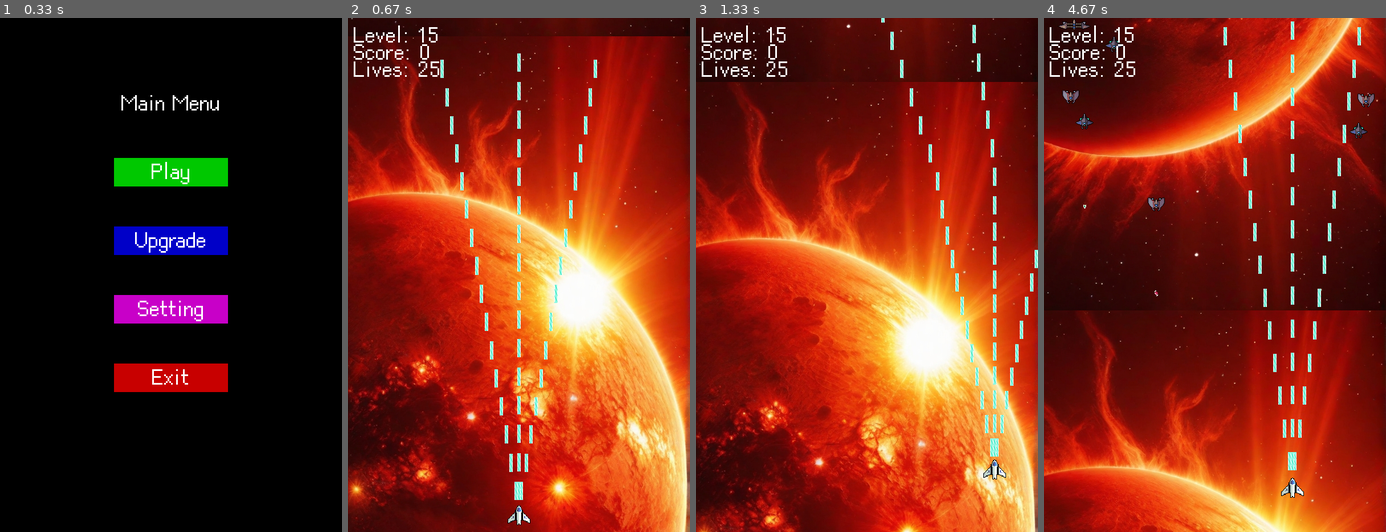
Above: before the commit, frames 1-4 (left to right).
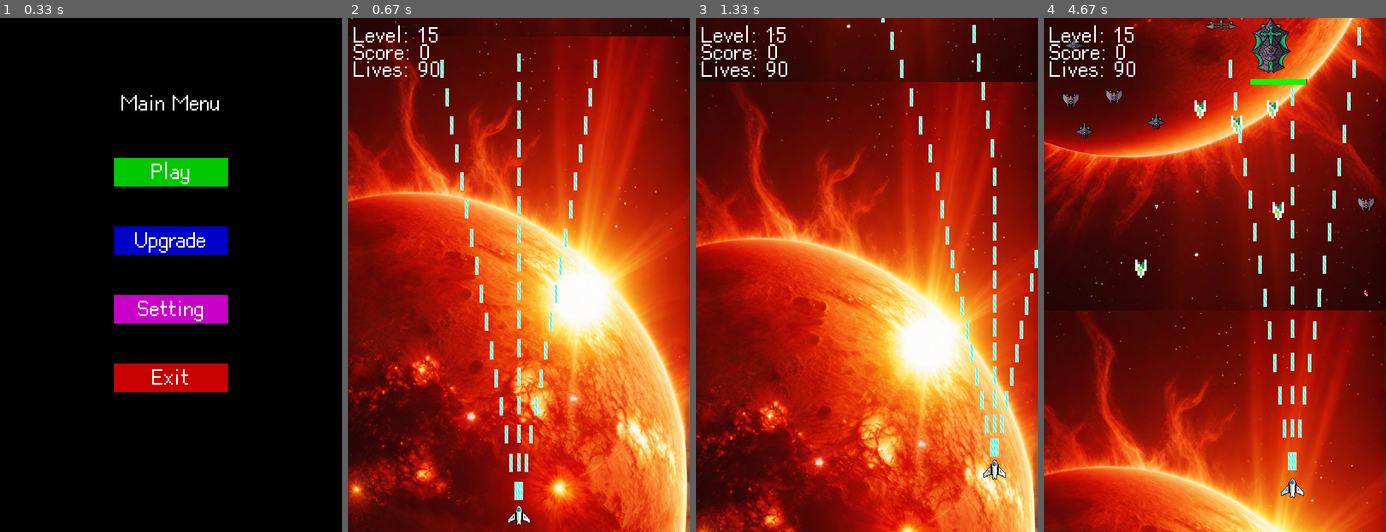
Above: after the commit, the same moments.

Repository: LukeTsengTW/pygame_space_shooting_game
Game: pygame game, started from main.py
Two runs of this game, one before a commit and one after it. Both use one fixed random seed, a clock stepped at 60 frames per second and the inputs below.
Inputs (mouse positions are in pixels of both pictures, inside the frame that each line leads up to):
- Up to frame 1 (0.33 s): no input
- Up to frame 2 (0.67 s): click "Play" at 0.38 s
- Up to frame 3 (1.33 s): hold Right 0.67-1.13 s; move the mouse to (853, 295) at 0.7 s; hold Up from 1.17 s (still down)
- Up to frame 4 (4.67 s): release Up at 1.47 s; hold Right 1.5-1.97 s; hold Left 2-2.53 s; hold Down 2.57-2.87 s; hold Left 2.9-3.3 s; hold Up 3.33-3.7 s; hold Right 3.73-4.37 s; hold Down from 4.4 s (still down)

Frame 1 is identical in both runs. In frame 2, less than 0.1% of the frame differs, in the area x 20-27%, y 8-12%; in frame 3, less than 0.1%; in frame 4, 2.6%, in the area x 4-97%, y 0-55%.

Commit message:
Add Boss Level 15

Diff:
--- a/main.py
+++ b/main.py
@@ -27,6 +27,7 @@
 BOSS_GENERATION_ONCE = {
     'enemies_5': False,
     'enemies_11': False,
+    'enemies_18': False,
 }
 
 items = {
@@ -36,16 +37,18 @@
 bullets = pygame.sprite.Group()
 enemy_bullets = pygame.sprite.Group()
 enemies = pygame.sprite.Group()
-enemies_p = {f"enemies_{i}": pygame.sprite.Group() for i in range(1, 18)}
+enemies_p = {f"enemies_{i}": pygame.sprite.Group() for i in range(1, 19)}
 
 level_start_time = 0
 
 pygame.init()
 screen = pygame.display.set_mode((SCREEN_WIDTH, SCREEN_HEIGHT))
+pygame.display.set_icon(pygame.image.load('icon.png'))
+pygame.display.set_caption('Space Shooter - Pygame Edition v1.0 - By: @LukeTseng')
 font = pygame.font.Font('font.ttf', 36)
 clock = pygame.time.Clock()
 
-max_lives = 25
+max_lives = 90
 player_bullet_angle = [10, 0, -10]
 
 level = 15
@@ -248,7 +251,7 @@
         self.pos_x += self.velocity.x
         self.rect.y = int(self.pos_y)
         self.rect.x = int(self.pos_x)
-        if self.rect.top > SCREEN_HEIGHT or self.rect.bottom < 0 or self.rect.left < 0 or self.rect.right > SCREEN_WIDTH:
+        if self.rect.top > SCREEN_HEIGHT + 200 or self.rect.bottom < -200 or self.rect.left < -200 or self.rect.right > SCREEN_WIDTH + 200:
             self.kill()
 
 class EnemyBullet_9(EnemyBullet):
@@ -280,6 +283,34 @@
 class EnemyBullet_13(EnemyBullet):
     def __init__(self, enemy):
         super().__init__(enemy, 'img/enemy/lv11_to_15/Projectiles/Ray_assets/Ray_frame_', None, 5)
+
+class EnemyBullet_14(EnemyBullet):
+    def __init__(self, enemy):
+        super().__init__(enemy, 'img/enemy/lv11_to_15/Projectiles/Bullet_assets/Bullet_frame_', (20, 32), 9)
+        self.original_image = self.surf
+        self.velocity = pygame.math.Vector2(0, 0)
+
+    def update(self, pressed_keys=None, mouse_pos=None):
+        self.pos_y += self.velocity.y
+        self.pos_x += self.velocity.x
+        self.rect.y = int(self.pos_y)
+        self.rect.x = int(self.pos_x)
+        if self.rect.top > SCREEN_HEIGHT or self.rect.bottom < 0 or self.rect.left < 0 or self.rect.right > SCREEN_WIDTH:
+            self.kill()
+
+class EnemyBullet_15(EnemyBullet):
+    def __init__(self, enemy):
+        super().__init__(enemy, 'img/enemy/lv11_to_15/Projectiles/Ray_assets/Ray_frame_', (24, 152), 5)
+        self.velocity = pygame.math.Vector2(0, 0)
+        self.boss = enemy
+    def update(self, pressed_keys=None, mouse_pos=None):
+        self.surf = pygame.transform.rotate(self.images[self.index], self.boss.laser_angle)
+        self.pos_y += self.velocity.y
+        self.pos_x += self.velocity.x
+        self.rect.y = int(self.pos_y)
+        self.rect.x = int(self.pos_x)
+        if self.rect.top > SCREEN_HEIGHT + 200 or self.rect.bottom < -200 or self.rect.left < -200 or self.rect.right > SCREEN_WIDTH + 200:
+            self.kill()
 
 class Enemy(pygame.sprite.Sprite):
     def __init__(self, image_path, shield_image_path, shield_scale=None, scale=None, speed=1, hp=100, shield_frames=14):
@@ -558,6 +589,8 @@
         self.speed = 2
         self.direction = 1
 
+        self.maxhp = 50000
+
     def update(self, pressed_keys=None, mouse_pos=None):
         self.move_sideways()
         self.attack()
@@ -611,7 +644,6 @@
     def __init__(self):
         super().__init__('img/enemy/lv6_to_10/base/Dreadnought_assets/Dreadnought_frame_1.png', None, None, (102,147), 2, 100000)
         self.original_image = pygame.image.load('img/enemy/lv6_to_10/base/Dreadnought_assets/Dreadnought_frame_1.png').convert_alpha()
-        self.show_warning = False
         self.rect.midtop = (0, 0)
         self.laser_cooldown = 2000
         self.laser_charging = False
@@ -634,6 +666,8 @@
             2: pygame.transform.rotate(self.original_image, 180),
             3: pygame.transform.rotate(self.original_image, 90)
         }
+
+        self.maxhp = 100000
 
     def update(self, pressed_keys=None, mouse_pos=None):
         self.move_sideways()
@@ -741,6 +775,172 @@
                     enemy_bullets.add(bullet)
                     all_sprites.add(bullet)
 
+class Boss_3(Enemy):
+    def __init__(self):
+        super().__init__('img/enemy/lv11_to_15/base/Dreadnought_assets/Dreadnought_frame_1.png', None, None, None, 2, 300000)
+        self.original_image = pygame.image.load('img/enemy/lv11_to_15/base/Dreadnought_assets/Dreadnought_frame_1.png').convert_alpha()
+        self.rect.midtop = (0, 0)
+        self.laser_cooldown = 2000
+        self.laser_charging = False
+        self.laser_firing = False
+        self.scatter_cooldown = 700
+        self.laser_timer = pygame.time.get_ticks()
+        self.scatter_timer = pygame.time.get_ticks()
+        self.rapid_fire_timer = pygame.time.get_ticks()
+        self.rapid_fire_end_time = pygame.time.get_ticks()
+        self.rapid_fire_cooldown = 20000
+        self.is_rapid_firing = False
+        self.speed = 2
+        self.direction = 1
+        self.move_phase = 0  # 0: right, 1: down, 2: left, 3: up
+        self.laser_angle = 0
+        self.fire_scatter_angle = 0
+        self.rotated_images = {
+            0: pygame.transform.rotate(self.original_image, -90),
+            1: self.original_image,
+            2: pygame.transform.rotate(self.original_image, 180),
+            3: pygame.transform.rotate(self.original_image, 90)
+        }
+
+        self.scatter_skill_timer = pygame.time.get_ticks()
+        self.scatter_skill_cooldown = 15000  # 15 seconds
+        self.scatter_skill_active = False
+        self.scatter_skill_shooting_time = 0
+        self.scatter_skill_start_time = 0
+        self.condition_met_time = 0
+
+        self.maxhp = 300000
+
+    def update(self, pressed_keys=None, mouse_pos=None):
+        self.move_sideways()
+        self.fire_scatter_bullets()
+        self.fire_laser()
+
+        if self.hp <= 0:
+            self.kill()
+
+        if not self.is_rapid_firing and pygame.time.get_ticks() - self.rapid_fire_timer >= self.rapid_fire_cooldown:
+            self.is_rapid_firing = True
+            self.rapid_fire_start_time = pygame.time.get_ticks()
+            self.rapid_fire_end_time = pygame.time.get_ticks()
+
+        if self.is_rapid_firing:
+            if pygame.time.get_ticks() - self.rapid_fire_end_time >= 5000:
+                self.is_rapid_firing = False
+                self.rapid_fire_timer = pygame.time.get_ticks()
+
+        if not self.scatter_skill_active and pygame.time.get_ticks() - self.scatter_skill_timer >= self.scatter_skill_cooldown:
+            self.scatter_skill_active = True
+            self.direction = 0
+            self.scatter_skill_start_time = pygame.time.get_ticks()
+
+        if self.scatter_skill_active:
+            print("scatter_skill_active")
+            self.rect.center = (SCREEN_WIDTH / 2, SCREEN_HEIGHT / 2)  # move to center
+            if pygame.time.get_ticks() - self.scatter_skill_start_time >= 1000:  # every second
+                self.direction = (self.direction + 1) % 4
+                self.surf = self.rotated_images[self.direction]
+                self.scatter_skill_start_time = pygame.time.get_ticks()  # reset timer
+
+            if self.direction == 3:
+                self.condition_met_time = pygame.time.get_ticks()  # record the time when the condition is met
+
+            if self.condition_met_time > 0 and pygame.time.get_ticks() - self.condition_met_time >= 1000:
+                self.scatter_skill_active = False
+                self.rect.midtop = (0, 0)  # move back to edge
+                self.scatter_skill_timer = pygame.time.get_ticks()  # reset cooldown timer
+                self.condition_met_time = 0  # reset the condition met time
+
+    def move_sideways(self):
+        if not self.scatter_skill_active:
+            if self.move_phase == 0:  # Moving right
+                if self.rect.right >= SCREEN_WIDTH:
+                    self.move_phase = 1
+                    self.direction = 0
+                else:
+                    self.rect.move_ip(self.speed, 0)
+                    self.surf = self.rotated_images[self.direction]
+            elif self.move_phase == 1:  # Moving down
+                if self.rect.bottom >= SCREEN_HEIGHT:
+                    self.move_phase = 2
+                    self.direction = 2
+                else:
+                    self.rect.move_ip(0, self.speed)
+                    self.surf = self.rotated_images[self.direction]
+            elif self.move_phase == 2:  # Moving left
+                if self.rect.left <= 0:
+                    self.move_phase = 3
+                    self.direction = 3
+                else:
+                    self.rect.move_ip(-self.speed, 0)
+                    self.surf = self.rotated_images[self.direction]
+            elif self.move_phase == 3:  # Moving up
+                if self.rect.top <= 0:
+                    self.move_phase = 0
+                    self.direction = 1
+                else:
+                    self.rect.move_ip(0, -self.speed)
+                    self.surf = self.rotated_images[self.direction]
+
+    def fire_laser(self):
+        now = pygame.time.get_ticks()
+        bullet = EnemyBullet_15(self)
+        if now - self.laser_timer >= self.laser_cooldown or (self.is_rapid_firing and pygame.time.get_ticks() - self.rapid_fire_start_time >= 100):
+            self.laser_timer = now
+            self.rapid_fire_start_time = pygame.time.get_ticks()
+            if self.direction == 0:
+                self.laser_angle = -90
+                bullet.velocity = pygame.math.Vector2(-3, 0)
+            elif self.direction == 1:
+                self.laser_angle = 0
+                bullet.velocity = pygame.math.Vector2(0, 3)
+            elif self.direction == 2:
+                self.laser_angle = 180
+                bullet.velocity = pygame.math.Vector2(0, -3)
+            elif self.direction == 3:
+                self.laser_angle = 90
+                bullet.velocity = pygame.math.Vector2(3, 0)
+            enemy_bullets.add(bullet)
+            all_sprites.add(bullet)
+
+    def fire_scatter_bullets(self):
+        now = pygame.time.get_ticks()
+        if now - self.scatter_timer >= self.scatter_cooldown or (self.scatter_skill_active and now - self.scatter_skill_shooting_time >= 200):
+            self.scatter_timer = now
+            if self.direction == 0:
+                for angle in [-225, -270, -315] :
+                    bullet = EnemyBullet_14(self)
+                    bullet.velocity = pygame.math.Vector2(0, 3).rotate(angle)
+                    self.fire_scatter_angle = -90
+                    bullet.surf = pygame.transform.rotate(bullet.original_image, self.fire_scatter_angle)
+                    enemy_bullets.add(bullet)
+                    all_sprites.add(bullet)
+            elif self.direction == 1:
+                for angle in [45, 0, -45]:
+                    bullet = EnemyBullet_14(self)
+                    bullet.velocity = pygame.math.Vector2(0, 3).rotate(angle)
+                    self.fire_scatter_angle = 0
+                    bullet.surf = pygame.transform.rotate(bullet.original_image, self.fire_scatter_angle)
+                    enemy_bullets.add(bullet)
+                    all_sprites.add(bullet)
+            elif self.direction == 2:
+                for angle in [225, 180, 135]:
+                    bullet = EnemyBullet_14(self)
+                    bullet.velocity = pygame.math.Vector2(0, 3).rotate(angle)
+                    self.fire_scatter_angle = 180
+                    bullet.surf = pygame.transform.rotate(bullet.original_image, self.fire_scatter_angle)
+                    enemy_bullets.add(bullet)
+                    all_sprites.add(bullet)
+            elif self.direction == 3:
+                for angle in [-135, -90, -45]:
+                    bullet = EnemyBullet_14(self)
+                    bullet.velocity = pygame.math.Vector2(0, 3).rotate(angle)
+                    self.fire_scatter_angle = 90
+                    bullet.surf = pygame.transform.rotate(bullet.original_image, self.fire_scatter_angle)
+                    enemy_bullets.add(bullet)
+                    all_sprites.add(bullet)
+            self.scatter_skill_shooting_time = pygame.time.get_ticks()
+
 class Explosion(pygame.sprite.Sprite):
     def __init__(self, center, images):
         super().__init__()
@@ -858,6 +1058,11 @@
 class Explosion_17(Explosion):
     def __init__(self, center):
         images = [pygame.image.load(f'img/enemy/lv11_to_15/base/Battlecruiser_assets/Battlecruiser_frame_{i}.png').convert_alpha() for i in range(1,13)]
+        super().__init__(center, images)
+
+class Explosion_18(Explosion):
+    def __init__(self, center):
+        images = [pygame.image.load(f'img/enemy/lv11_to_15/base/Dreadnought_assets/Dreadnought_frame_{i}.png').convert_alpha() for i in range(1,13)]
         super().__init__(center, images)
 
 class BaseItem(pygame.sprite.Sprite):
@@ -1200,6 +1405,10 @@
     for sprite in chain(*[enemies, *enemies_p.values(), enemy_bullets, items['item_1'], items['item_2']]):
         sprite.kill()
 
+    BOSS_GENERATION_ONCE['enemies_5'] = False
+    BOSS_GENERATION_ONCE['enemies_11'] = False
+    BOSS_GENERATION_ONCE['enemies_18'] = False
+
 def generate_enemy(level, enemy_type, enemy_class, boss=False, Is_support=False):
     if boss:
         if not BOSS_GENERATION_ONCE[enemy_type]:
@@ -1219,6 +1428,28 @@
                 enemy = enemy_class(enemies)
                 enemies_p[enemy_type].add(enemy)
                 all_sprites.add(enemy)
+
+def draw_health_bar(boss, screen):
+    max_health = boss.maxhp
+    current_health = boss.hp
+    health_bar_length = 100  # Total length of the health bar
+    current_health_length = (current_health / max_health) * health_bar_length
+    health_bar_height = 10  # Height of the health bar
+    # Adjust health bar position based on boss direction
+    if boss.direction == 0:  # Right
+        health_bar_x = boss.rect.right - health_bar_length
+        health_bar_y = boss.rect.top - health_bar_height - 10
+    elif boss.direction == 1:  # Down
+        health_bar_x = boss.rect.left
+        health_bar_y = boss.rect.bottom + 10
+    elif boss.direction == 2:  # Left
+        health_bar_x = boss.rect.left
+        health_bar_y = boss.rect.top - health_bar_height - 10
+    elif boss.direction == 3:  # Up
+        health_bar_x = boss.rect.left
+        health_bar_y = boss.rect.top - health_bar_height - 20
+    pygame.draw.rect(screen, (255,0,0), (health_bar_x, health_bar_y, health_bar_length, health_bar_height))
+    pygame.draw.rect(screen, (0,255,0), (health_bar_x, health_bar_y, current_health_length, health_bar_height))
 
 main_menu()
 
@@ -1263,6 +1494,8 @@
             if level > 13:
                 generate_enemy(level, 'enemies_16', Enemy_14, Is_support=True)
                 generate_enemy(level, 'enemies_17', Enemy_15)
+            if level == 15:
+                generate_enemy(level, 'enemies_18', Boss_3, boss=True)
 
     screen.fill((0, 0, 0))
 
@@ -1281,6 +1514,21 @@
 
     screen.blit(background, background_rect)
     screen.blit(background_bottom, background_rect_bottom)
+
+    for boss in enemies_p['enemies_18']:
+        draw_health_bar(boss, screen)
+
+    for boss in enemies_p['enemies_11']:
+        draw_health_bar(boss, screen)
+
+    for boss in enemies_p['enemies_5']:
+        max_health = boss.maxhp
+        current_health = boss.hp
+        health_bar_length = 100  # Total length of the health bar
+        current_health_length = (current_health / max_health) * health_bar_length
+        health_bar_height = 10  # Height of the health bar
+        pygame.draw.rect(screen, (255,0,0), (boss.rect.x, boss.rect.bottom + 10, health_bar_length, health_bar_height))
+        pygame.draw.rect(screen, (0,255,0), (boss.rect.x, boss.rect.bottom + 10, current_health_length, health_bar_height))
 
     for group in items.values():
         for item in group:
@@ -1306,6 +1554,7 @@
     check_bullet_hit(bullets, enemies_p['enemies_15'], 9, 0.25, 0.25, Explosion_15)
     check_bullet_hit(bullets, enemies_p['enemies_16'], 11, 0.25, 0.25, Explosion_16)
     check_bullet_hit(bullets, enemies_p['enemies_17'], 13, 0.35, 0.35, Explosion_17)
+    check_bullet_hit(bullets, enemies_p['enemies_18'], 400, 0.6, 0.6, Explosion_18)
 
     for item_type in items.keys():
         item_collision(player, item_type)
@@ -1328,6 +1577,7 @@
         'enemies_15': 3,
         'enemies_16': 3,
         'enemies_17': 5,
+        'enemies_18': 5,
     }
 
     enemy_groups = [(enemies_p[key], damage) for key, damage in enemy_damage_values.items()]
@@ -1403,7 +1653,7 @@
     screen.blit(lives_text, (10, 70))
 
     pygame.display.flip()
-    clock.tick(185)
+    clock.tick(180)
 
 pygame.quit()
 sys.exit()
Binary file added: icon.png
